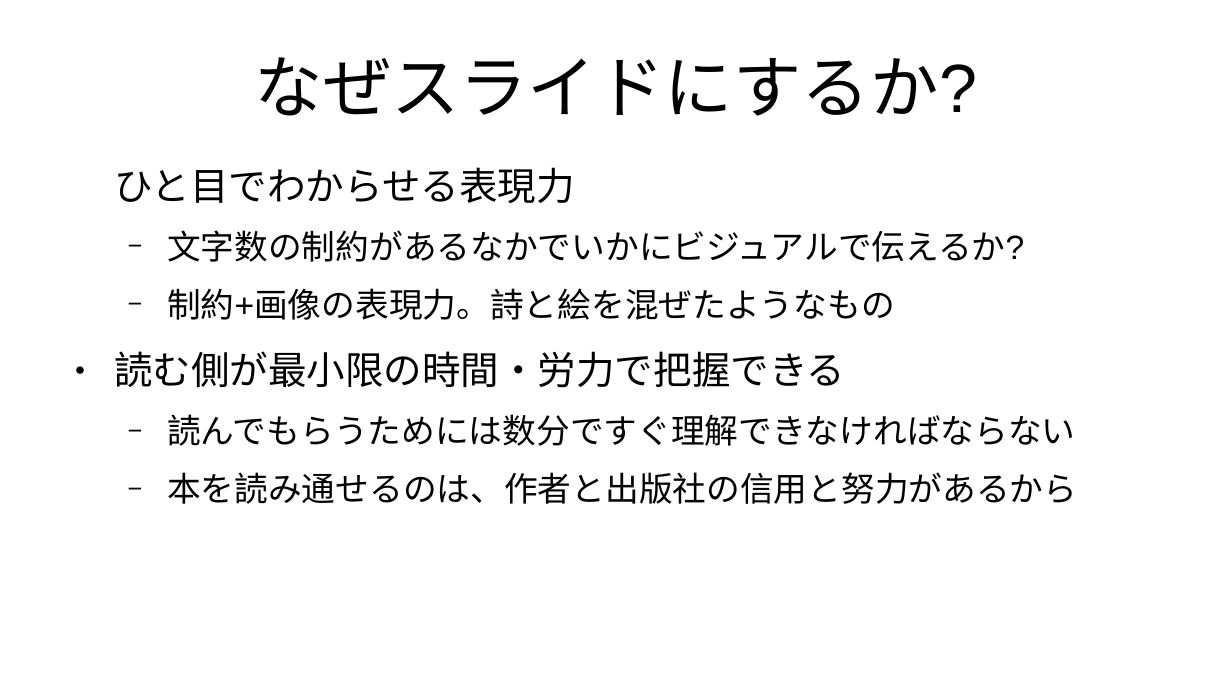
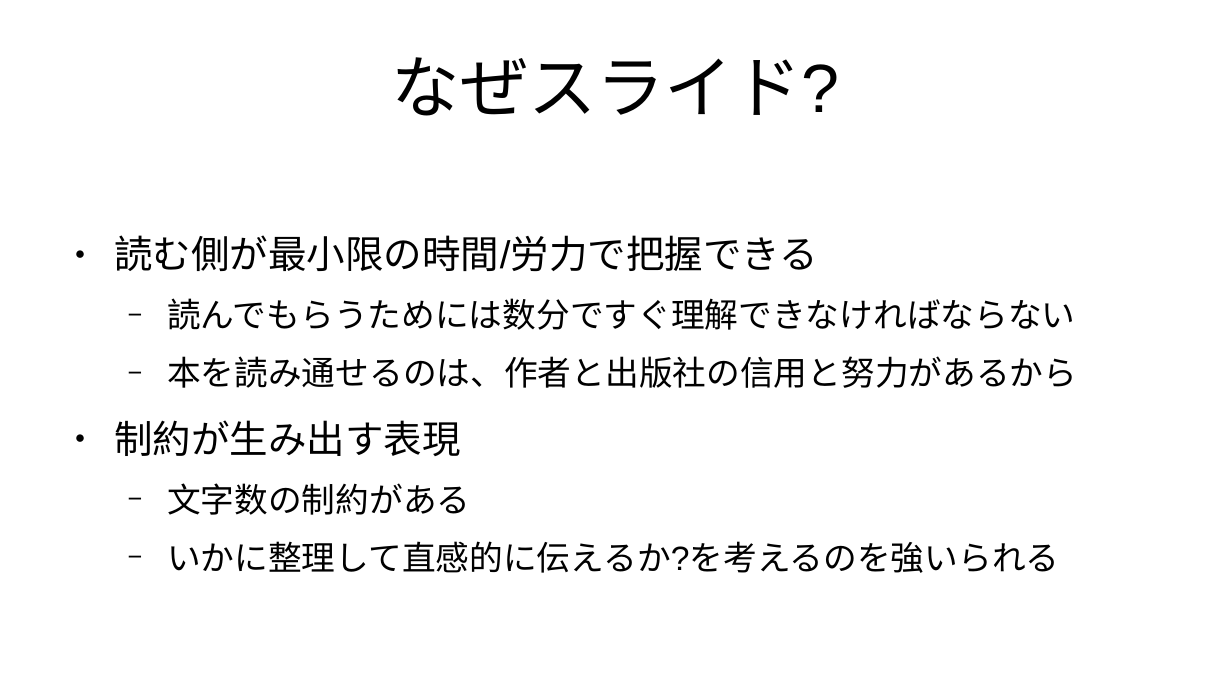
Before and after one commit to kijimaD/roam-ui, a slide deck: slide 4 of pages/pdfs/20250201_slide.odp. Drawn at 1232x693 pixels with LibreOffice and Linux fonts; fonts in the diff are those of the drawing. Boxes give left, top, right and bottom in pixels: in the first picture for what was removed or moved away, otherwise in the second. Text is boxed around its words. In the diff, an @@ line names an element or a change of style, - is before the commit and + after.

```diff
--- a/pages/pdfs/20250201_slide.odp
+++ b/pages/pdfs/20250201_slide.odp
@@ title at (392,57,840,116): text changed @@
-なぜスライドにするか?
+なぜスライド?
@@ text at (114,235,818,271): text changed; size 21.7 to 24.8 pt @@
-ひと目でわからせる表現力
-  − 文字数の制約があるなかでいかにビジュアルで伝えるか?
-  − 制約+画像の表現力。詩と絵を混ぜたようなもの
-● 読む側が最小限の時間・労力で把握できる
+● 読む側が最小限の時間/労力で把握できる
@@ text at (114,420,1059,573): paragraphs added @@
+● 制約が生み出す表現
+  − 文字数の制約がある
+  − いかに整理して直感的に伝えるか?を考えるのを強いられる
```
Also in this commit, not shown: 6 other slides changed, 4 other files.
